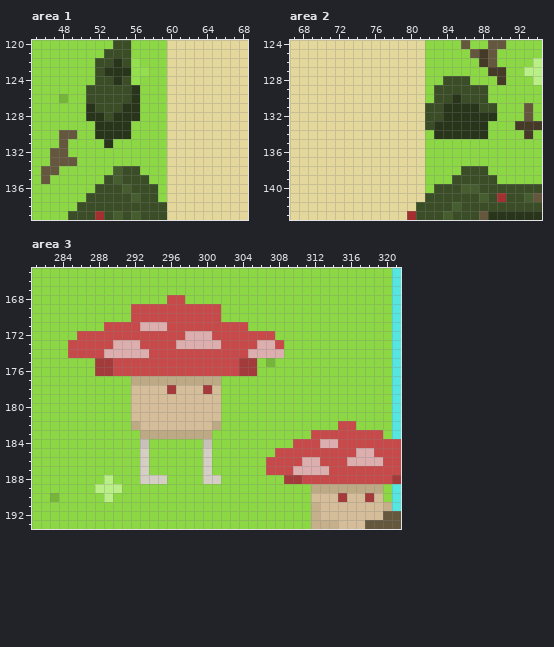
Pixel-art file: Assets/Sprites/MAP.aseprite. The picture above was drawn from the file before the commit.
448x320 pixels, 1 frame. Colours within 5 levels of each other are drawn and written as one. Shown: area 1: x 45..68, y 120..139; area 2: x 67..94, y 124..143; area 3: x 281..321, y 165..193. The commit also changed other parts of the picture, which this record leaves out.
Now the later version:
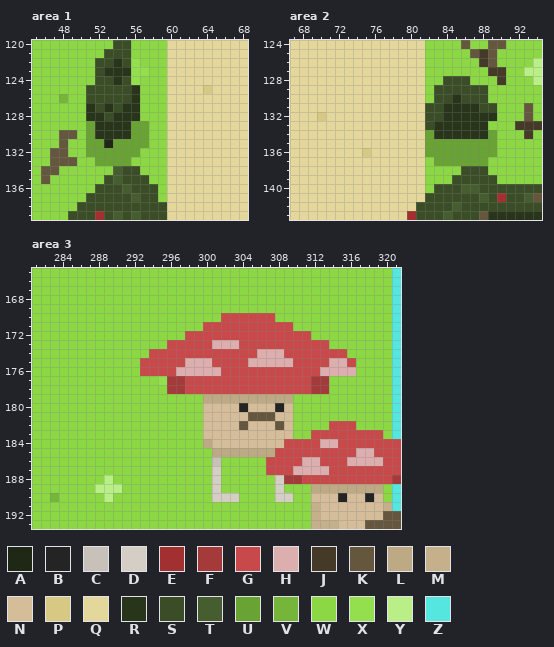
Palette (. is transparent): A #1e2814  B #242424  C #c7c1b9  D #d4cec5  E #a23030  F #a43a3a  G #c74949  H #dcaeae  J #453a28  K #65573e  L #bea985  M #c6b08b  N #d4bd98  P #d7c984  Q #e3d79b  R #28351b  S #3a4d27  T #465d2f  U #69a333  V #75b53a  W #8bd744  X #94df4e  Y #b9ef86  Z #55e7df
Edits made:
layer "Layer 1" opacity 29% -> 24%
Changed rows in their new state; - is an unchanged pixel.
Area 1, layers "Layer 1", "Road":
first column x 51:
125 -------------P
127 --R-----------
129 U----UU-------
130 U----UU-------
131 UUAUUUU-------
132 UUUUUU--------
133 -UUUU---------
Area 2, layers "Layer 1", "Road":
first column x 70:
132 P-------------------
134 ------------U------U
135 ------------UUUUUUUU
136 -----P------UUUUUUUU
137 -------------UUUUUU-
Area 3, layer "Things1":
first column x 285:
168 -----------WW---------------------
169 -------WWWWWWWWWW-----------------
170 -------WWWWWWWWWWGGGGGG-----------
171 ----WWWWWWWWWWW-----GGGGG---------
172 -WWWWWWWWWWWWGGG-------GGGG-------
173 WWWWWWWWWWW-GGGG-HH--GG-GGGGG-----
174 WWWWWWWWW-----------G---GGGGGGG---
175 ---WWWWW-----HHH---GHHHHHGGGGHHG--
176 ---WWWWW----HHHHH--GGGGGGGGGHHHH--
177 -------WWWXFFGGGGGGGGGGGGGGFF-----
178 -------WWWW-FGGGGGGGGGGGGGGFF-----
179 -------WWWWWWWWLLLLLLLLLL---------
180 -------WWWWWWWW--NNBNNNBN---------
181 -------WWWWWWWW--NNNKKKNN---------
182 -------WWWWWWWW-NNNKNNNKN----G----
183 --------WWWWWWWNNNNNNNNNN---------
184 --------W------LNNNNNNNNG---------
185 --------W------WLLLLLLL-----------
186 --------W------WC-----------------
187 --------W------WD-----------------
188 --------WWW----W-------D----------
189 ----------------D------D----------
190 ----------------DDD----DD-----B--B
Boxes around the changes in both pictures, in picture pixels (x1, y1, x2, y2):
changed: (203, 85, 212, 94)
changed: (86, 103, 149, 166)
changed: (317, 112, 326, 121)
changed: (425, 130, 497, 166)
changed: (362, 148, 371, 157)
changed: (68, 295, 374, 502)
